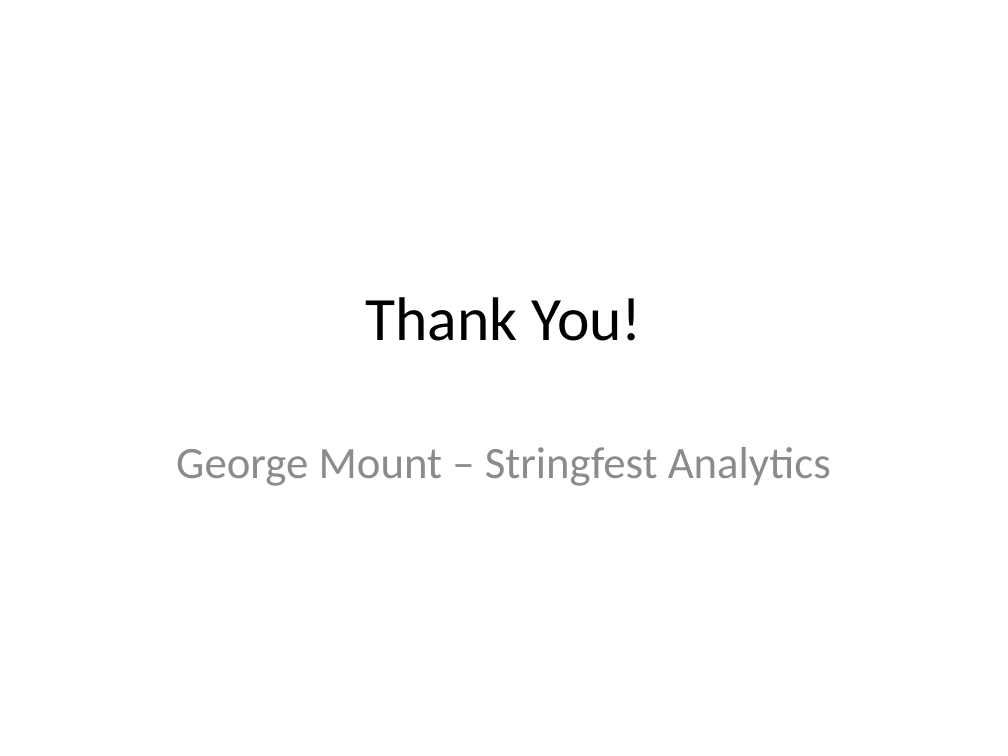
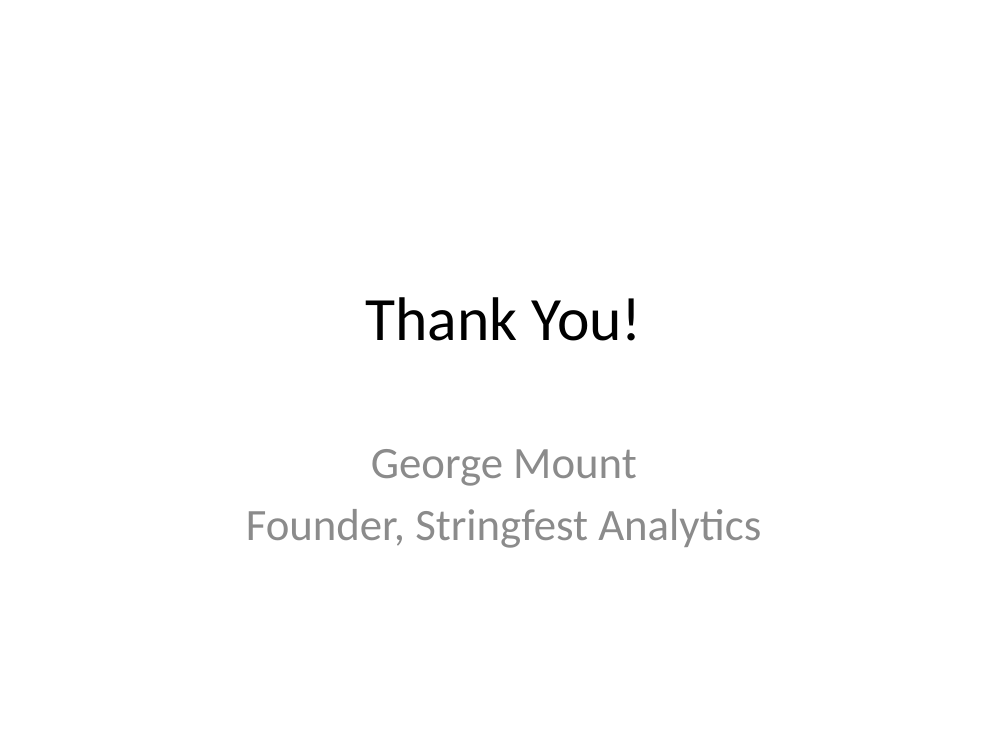
Before and after one commit to stringfestdata/ai-week-intro-copilot-excel, a slide deck: slide 9 of intro_copilot_excel.pptx. Drawn at 1008x756 pixels with LibreOffice and Linux fonts; fonts in the diff are those of the drawing. Boxes give left, top, right and bottom in pixels: in the first picture for what was removed or moved away, otherwise in the second. Text is boxed around its words. In the diff, an @@ line names an element or a change of style, - is before the commit and + after.

```diff
--- a/intro_copilot_excel.pptx
+++ b/intro_copilot_excel.pptx
@@ subtitle at (246,449,761,548): text changed @@
-George Mount – Stringfest Analytics
+George Mount
+Founder, Stringfest Analytics
```
Also in this commit, not shown: 6 other slides changed, 2 other files.
